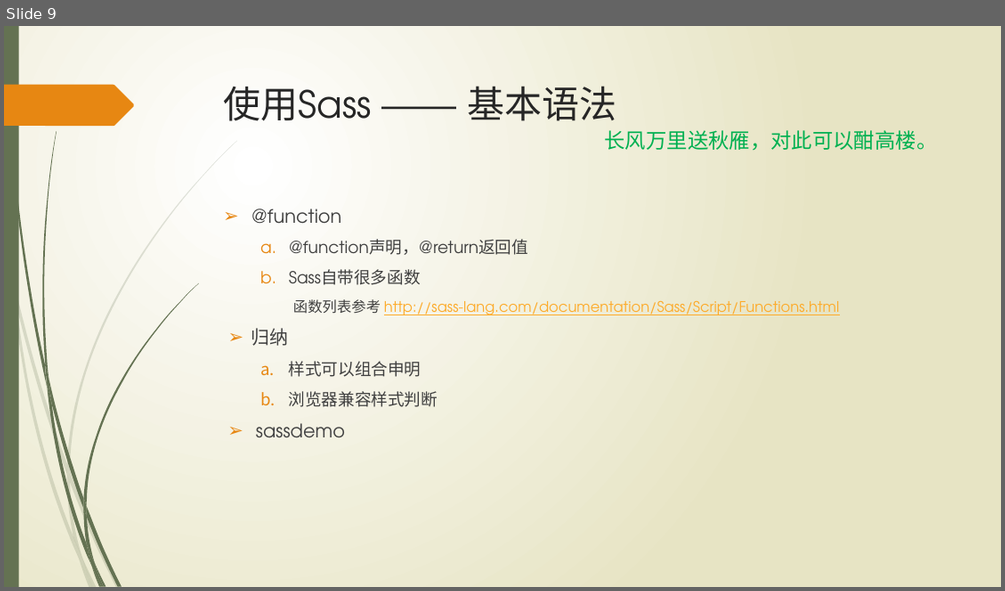
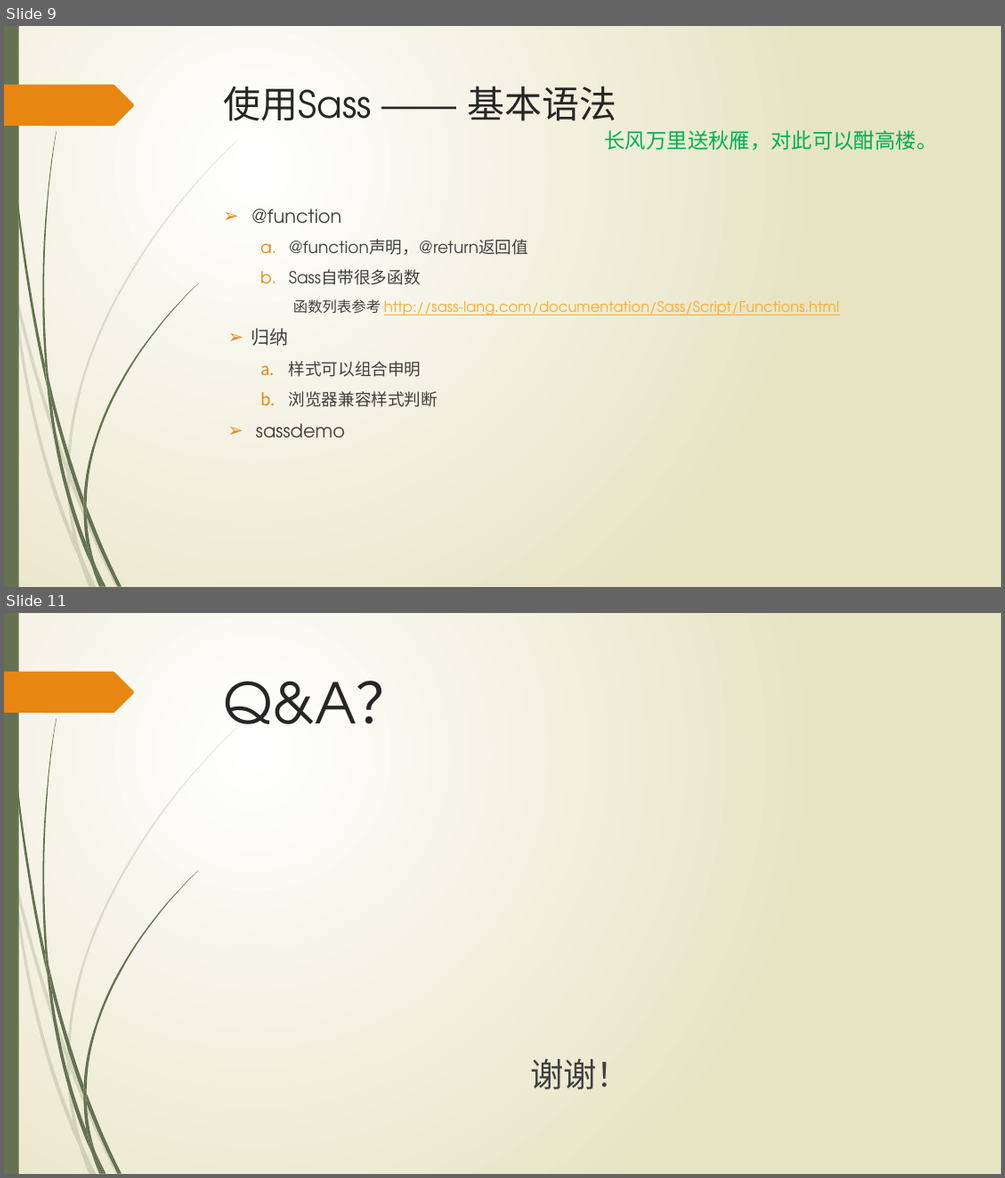
Before and after one commit to wangweihui/sassdemo, a slide deck: SASS愈行愈远.pptx. Shown one above the other, each under a label of ours: slide 9 before the commit, slides 9 and 11 after it; the slides between them are not shown. The pictures are 1005x591 and 1005x1178 pixels, drawn with LibreOffice and Linux fonts; fonts in the diff are those of the drawing. Boxes give left, top, right and bottom in pixels: in the first picture for what was removed or moved away, otherwise in the second. Text is boxed around its words. In the diff, an @@ line names an element or a change of style, - is before the commit and + after.

```diff
--- a/SASS愈行愈远.pptx
+++ b/SASS愈行愈远.pptx
@@ slide 11 added at box(4, 613, 1001, 1174), background gradient #FFFFFF to #E8E6C4; not listed: 24 template elements that a slide beside it also shows @@
@@ title added at box(224, 681, 413, 724), 54 pt, text #262626 @@
+Q&A？
@@ text added at box(530, 1058, 630, 1089), 32 pt, text #404040 @@
+谢谢！
```
Also in this commit, not shown: 2 slides changed.
